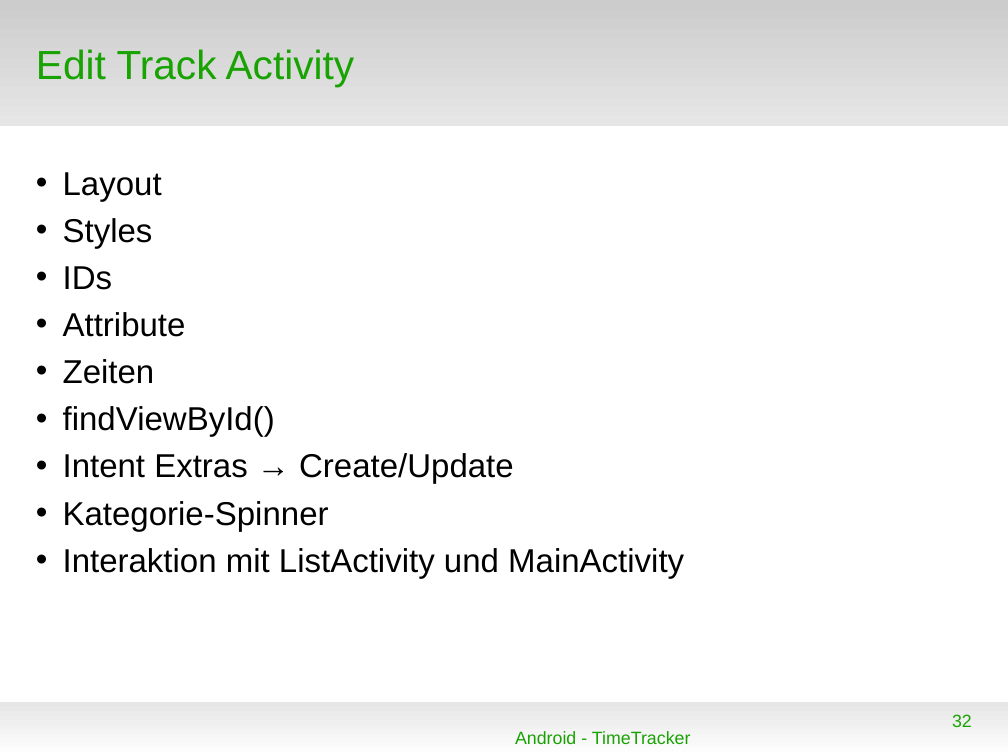
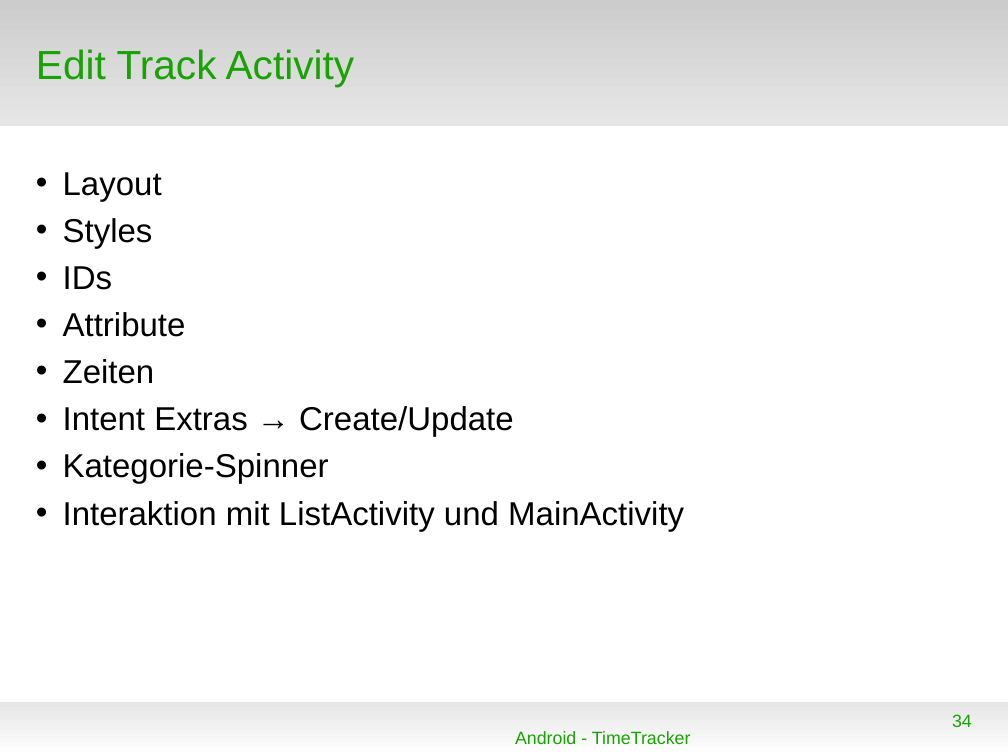
Before and after one commit to floriandrs/presentation, a slide deck: slide 34 of vortrag.odp (slide 32 before the commit). Drawn at 1008x756 pixels with LibreOffice and Linux fonts; fonts in the diff are those of the drawing; background and template pictures are left out. Boxes give left, top, right and bottom in pixels: in the first picture for what was removed or moved away, otherwise in the second. Text is boxed around its words. In the diff, an @@ line names an element or a change of style, - is before the commit and + after.

```diff
--- a/vortrag.odp
+++ b/vortrag.odp
@@ text at [63, 406, 275, 437]: paragraph removed @@
-• findViewById()
@@ page number at [952, 714, 972, 727]: text changed @@
-32
+34
```
Also in this commit, not shown: 9 other slides changed, 3 slides added, 1 slide removed, 7 other files.
